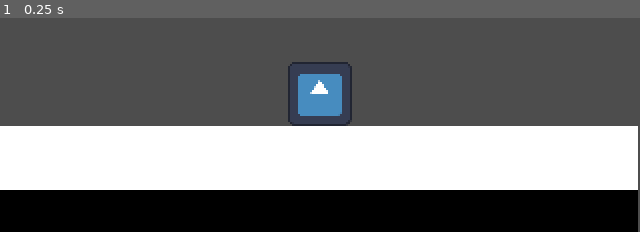
Above: before the commit, frame 1.
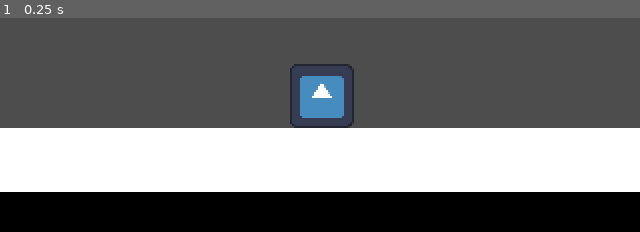
Above: after the commit, the same moment.

Repository: YhagoTomasini/BUbbling_Up
Game: Godot game, scene res://level/level.tscn
The game is run twice, just before and just after one commit, with the same random seed, the same clock (stepped at 60 frames per second) and the same inputs. The engine's default icon, where the game draws it, is replaced by a stand-in: a white triangle on a blue panel in a dark square.
Inputs:
- Up to frame 1 (0.25 s): no input

The runs differ from the first frame. In frame 1, 2.9% of the frame differs, in the area x 0-100%, y 20-100%.
Error after the commit: Parse Error: Class "PlayerWalk" hides a global script class. (res://player/scripts/stateMachine/states/playerWalk.gd:1)

Commit message:
added state machine
:sunglasses: :+1:

Diff:
--- a/player/player.tscn
+++ b/player/player.tscn
@@ -1,28 +1,33 @@
-[gd_scene load_steps=6 format=3 uid="uid://dbrw2tmrd27fh"]
+[gd_scene load_steps=8 format=3 uid="uid://dbrw2tmrd27fh"]
 
 [ext_resource type="PackedScene" uid="uid://d1cqsgmx3cfk3" path="res://player/gravityComponent.tscn" id="2_fckxe"]
 [ext_resource type="Script" path="res://player/scripts/player.gd" id="2_hhaak"]
 [ext_resource type="Texture2D" uid="uid://elysc3etitwg" path="res://assets/icon.svg" id="3_r4x10"]
-
-[sub_resource type="GDScript" id="GDScript_17kjt"]
+[ext_resource type="Script" path="res://player/scripts/stateMachine/stateMachine.gd" id="4_j1pb4"]
+[ext_resource type="Script" path="res://player/scripts/stateMachine/states/playerWalk.gd" id="5_q1e0n"]
+[ext_resource type="Script" path="res://player/scripts/stateMachine/states/playerIdle.gd" id="6_vqnh3"]
 
 [sub_resource type="CapsuleShape2D" id="CapsuleShape2D_12g20"]
 height = 32.0
 
-[node name="playerScene" type="Node2D"]
-script = SubResource("GDScript_17kjt")
-
-[node name="Camera2D" type="Camera2D" parent="."]
-
-[node name="player" type="CharacterBody2D" parent="." node_paths=PackedStringArray("gravityComponent")]
+[node name="playerCharacter" type="CharacterBody2D" node_paths=PackedStringArray("gravityComponent")]
 script = ExtResource("2_hhaak")
 gravityComponent = NodePath("GravityComponent")
 
-[node name="Sprite2D" type="Sprite2D" parent="player"]
+[node name="Sprite2D" type="Sprite2D" parent="."]
 scale = Vector2(0.25, 0.25)
 texture = ExtResource("3_r4x10")
 
-[node name="CollisionShape2D" type="CollisionShape2D" parent="player"]
+[node name="CollisionShape2D" type="CollisionShape2D" parent="."]
 shape = SubResource("CapsuleShape2D_12g20")
 
-[node name="GravityComponent" parent="player" instance=ExtResource("2_fckxe")]
+[node name="GravityComponent" parent="." instance=ExtResource("2_fckxe")]
+
+[node name="StateMachine" type="Node" parent="."]
+script = ExtResource("4_j1pb4")
+
+[node name="PlayerIdle" type="Node" parent="StateMachine"]
+script = ExtResource("6_vqnh3")
+
+[node name="PlayerWalk" type="Node" parent="StateMachine"]
+script = ExtResource("5_q1e0n")
--- a/player/scripts/player.gd
+++ b/player/scripts/player.gd
@@ -1,9 +1,10 @@
-extends CharacterBody2D
+class_name PlayerCharacter extends CharacterBody2D
 
+var input_direction = Vector2.ZERO
+@export var speed: float = 200
 @export_subgroup("Nodes")
 @export var gravityComponent: GravityComponent
 
 func _physics_process(delta: float) -> void:
 	gravityComponent.handleGravity(self, delta)
-
 	move_and_slide()
--- /dev/null
+++ b/player/scripts/stateMachine/playerStates.gd
@@ -0,0 +1,12 @@
+class_name PlayerState extends State
+
+const IDLE = "PlayerIdle"
+const WALKING = "PlayerWalk"
+const JUMPING = "PlayerJump"
+
+var player: PlayerCharacter
+
+func _ready() -> void:
+	await owner.ready
+	player = owner as PlayerCharacter
+	assert(player != null, "")
--- /dev/null
+++ b/player/scripts/stateMachine/state.gd
@@ -0,0 +1,18 @@
+class_name State extends Node
+
+signal finished(next_state_path: String, data: Dictionary)
+
+func handle_input(_event: InputEvent) -> void:
+	pass
+
+func update(_delta: float) -> void:
+	pass
+
+func physics_update(_delta: float) -> void:
+	pass
+
+func enter(previous_state_path: String, data := {}) -> void:
+	pass
+
+func exit() -> void:
+	pass
--- /dev/null
+++ b/player/scripts/stateMachine/stateMachine.gd
@@ -0,0 +1,38 @@
+class_name StateMachine extends Node
+
+@export var initial_state: State = null
+
+@onready var state: State = (func get_initial_state() -> State:
+	return initial_state if initial_state != null else get_child(0)
+).call()
+
+
+func _ready() -> void:
+	for state_node: State in find_children("*", "State"):
+		state_node.finished.connect(_transition_to_next_state)
+
+	await owner.ready
+	state.enter("")
+
+
+func _unhandled_input(event: InputEvent) -> void:
+	state.handle_input(event)
+
+
+func _process(delta: float) -> void:
+	state.update(delta)
+
+
+func _physics_process(delta: float) -> void:
+	state.physics_update(delta)
+
+
+func _transition_to_next_state(target_state_path: String, data: Dictionary = {}) -> void:
+	if not has_node(target_state_path):
+		printerr(owner.name + ": Trying to transition to state " + target_state_path + " but it does not exist.")
+		return
+
+	var previous_state_path := state.name
+	state.exit()
+	state = get_node(target_state_path)
+	state.enter(previous_state_path, data)
--- /dev/null
+++ b/player/scripts/stateMachine/states/playerIdle.gd
@@ -0,0 +1,11 @@
+extends PlayerState
+
+func enter(previous_state_path: String, data := {}) -> void:
+	pass
+
+func physics_update(_delta: float) -> void:
+	if Input.is_action_pressed("left") or Input.is_action_pressed("right") :
+		finished.emit(WALKING)
+
+func exit():
+	pass
--- /dev/null
+++ b/player/scripts/stateMachine/states/playerWalk.gd
@@ -0,0 +1,11 @@
+class_name PlayerWalk
+extends PlayerState
+
+func enter(previous_state_path: String, data := {}) -> void:
+	pass
+
+func physics_update(delta: float):
+	pass
+#	WAKING SCRIPT
+func exit():
+	pass
--- a/project.godot
+++ b/project.godot
@@ -25,6 +25,19 @@
 window/canvas_textures/default_texture_filter=1
 window/snap/snap_2d_transforms_to_pixel=true
 
+[input]
+
+left={
+"deadzone": 0.5,
+"events": [null, Object(InputEventKey,"resource_local_to_scene":false,"resource_name":"","device":-1,"window_id":0,"alt_pressed":false,"shift_pressed":false,"ctrl_pressed":false,"meta_pressed":false,"pressed":false,"keycode":0,"physical_keycode":65,"key_label":0,"unicode":97,"location":0,"echo":false,"script":null)
+]
+}
+right={
+"deadzone": 0.5,
+"events": [Object(InputEventKey,"resource_local_to_scene":false,"resource_name":"","device":-1,"window_id":0,"alt_pressed":false,"shift_pressed":false,"ctrl_pressed":false,"meta_pressed":false,"pressed":false,"keycode":0,"physical_keycode":68,"key_label":0,"unicode":100,"location":0,"echo":false,"script":null)
+]
+}
+
 [rendering]
 
 textures/canvas_textures/default_texture_filter=0
--- a/scenes/game.gd
+++ b/scenes/game.gd
@@ -1 +1,23 @@
-extends Node
+class_name PlayerWalk extends PlayerState
+
+func enter() -> void:
+	player.animation_state_machine.set_anim(player.animations.WALK)
+
+func physics_update(delta: float) -> void:
+	var input_direction = Input.get_vector("left", "right")
+	if (input_direction == Vector2.ZERO):
+		transition.emit(self, IDLE)
+	else:
+		player.input_direction = input_direction
+		if (player.animations):
+			player.animation_state_machine.update_blendspaces(player.input_direction)
+		player.target_move_vector = player.input_direction.normalized() * player.move_speed
+		player.current_move_vector = player.target_move_vector.lerp(player.current_move_vector, 0.5 ** (player.MOVE_SMOOTH_FACTOR * delta))
+		player.velocity = player.current_move_vector
+		if player.secondary_velocity.length() > 0:
+			player.velocity += player.secondary_velocity
+
+		player.velocity = Util.vec2_scale_y(player.velocity, 0.71)
+		player.move_and_slide()
+		if Input.is_action_just_pressed("jump") && player.jump_regen >= player.dash_cooldown:
+			transition.emit(self, JUMP)
